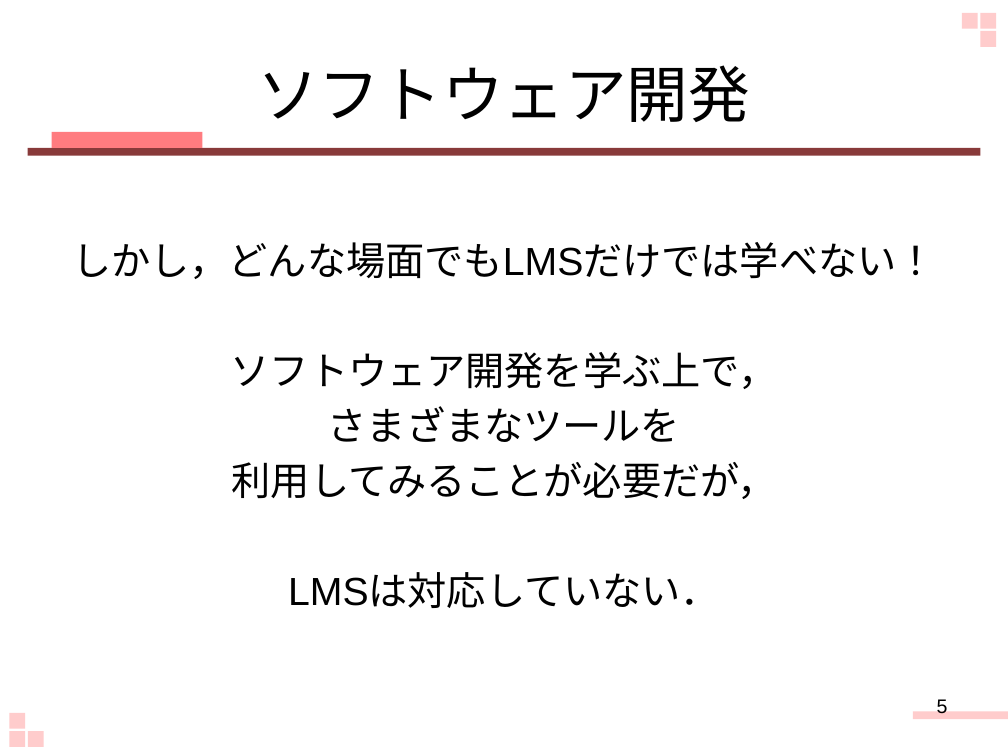
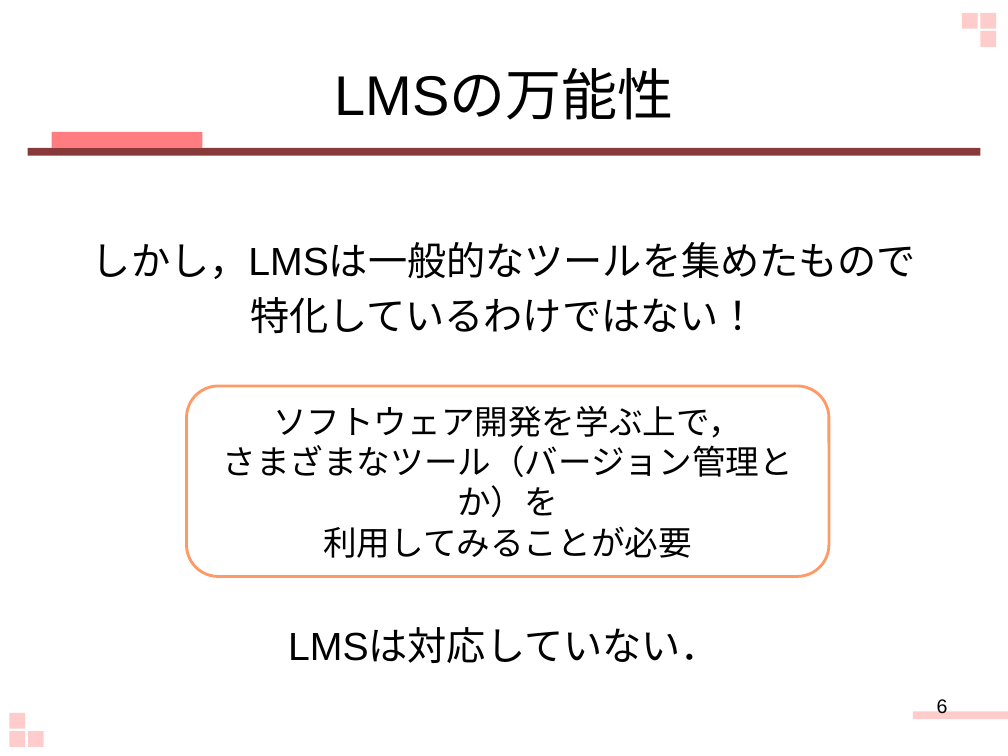
Before and after one commit to keimatsui/kadai, a slide deck: slide 6 of 卒業論文/2012/野口杏子/最終発表.pptx (slide 5 before the commit). Drawn at 1008x756 pixels with LibreOffice and Linux fonts; fonts in the diff are those of the drawing. Boxes give left, top, right and bottom in pixels: in the first picture for what was removed or moved away, otherwise in the second. Text is boxed around its words. In the diff, an @@ line names an element or a change of style, - is before the commit and + after.

```diff
--- a/卒業論文/2012/野口杏子/最終発表.pptx
+++ b/卒業論文/2012/野口杏子/最終発表.pptx
@@ title at (x1=335, y1=71, x2=674, y2=120): text changed; size 44 to 40 pt @@
-ソフトウェア開発
+LMSの万能性
@@ text at (x1=92, y1=242, x2=916, y2=333): text changed @@
-しかし，どんな場面でもLMSだけでは学べない！
-ソフトウェア開発を学ぶ上で，
-さまざまなツールを
-利用してみることが必要だが，
+しかし，LMSは一般的なツールを集めたもので
+特化しているわけではない！
@@ rounded rectangle added at (x1=186, y1=386, x2=829, y2=577), fill #FFFFFF, outline #FF9966 2 pt, 24 pt, text #000000 @@
+ソフトウェア開発を学ぶ上で，
+さまざまなツール（バージョン管理とか）を
+利用してみることが必要
@@ page number at (x1=937, y1=697, x2=948, y2=714): text changed @@
-5
+6
```
Also in this commit, not shown: 15 other slides changed, 1 slide added.
